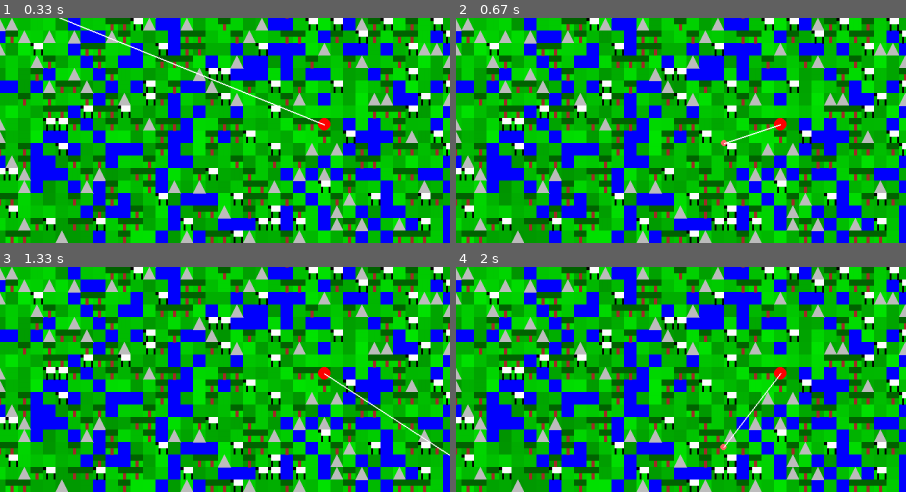
Above: before the commit, frames 1-4 (two rows, left to right).
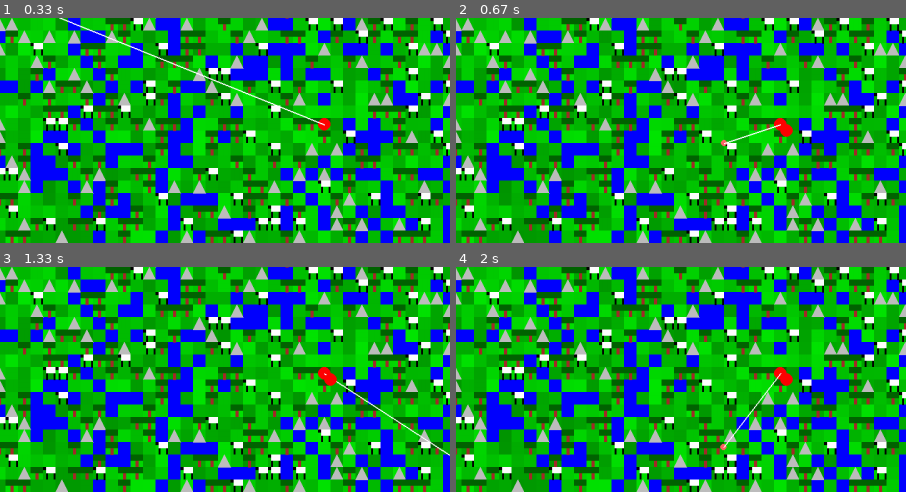
Above: after the commit, the same moments.

Repository: briankardon/GenesisIsland
Game: pygame game, started from genisis_island.py
Same seed, same stepped clock (60 frames per second), same inputs: the game is played once before the commit and once after it.
Inputs (mouse positions are % of the whole screen's width and height, from its top left):
- Up to frame 1 (0.33 s): no input
- Up to frame 2 (0.67 s): click (50, 50) at 0.38 s
- Up to frame 3 (1.33 s): click (60, 72) at 0.72 s; click (87, 85) at 1.05 s
- Up to frame 4 (2 s): click (26, 30) at 1.38 s; click (50, 62) at 1.72 s
The pictures show only the part of the screen within x 20-70%, y 22-72%; the shares and areas given below are measured in that part.

Frame 1 is identical in both runs. In frame 2, 0.1% of the frame differs, in the area x 72-75%, y 47-53%; in frame 3, 0.1%; in frame 4, 0.1%.

Commit message:
trying to make pathfinder, does  not work.

Diff:
--- a/genisis_island.py
+++ b/genisis_island.py
@@ -22,19 +22,101 @@
         return do
 screen=pygame.display.set_mode((width, height))
 board=[]
+first=1
 for bleh in range(72):
     board.append([])
     for bluh in range(36):
-        board[bleh].append((randint(150,230),goodrand('choice',('grass',4),('mountains',1),('trees',2),('sheep',1),('water',2))))
+        dograss=4
+        domountains=1
+        dotrees=2
+        dosheep=1
+        dowater=2
+        ##try:
+        ##    if board[bleh][bluh-1]=='grass' or board[bleh][bluh+1]=='grass' or board[bleh+1][bluh]=='grass' or board[bleh-1][bluh]=='grass':
+        ##        dograss=(5+999999999999999999999999999999999999999999999999999*98999999999999999999999999*999999999999999999999999)
+        ##    if board[bleh][bluh-1]=='mountains' or board[bleh][bluh+1]=='mountains' or board[bleh+1][bluh]=='mountains' or board[bleh-1][bluh]=='mountains':
+        ##        domountains=(2+999999999999999999999999999999999999999999999999999*98999999999999999999999999*999999999999999999999999)
+        ##    if board[bleh][bluh-1]=='trees' or board[bleh][bluh+1]=='trees' or board[bleh+1][bluh]=='trees' or board[bleh-1][bluh]=='trees':
+        ##        dotrees=(3+999999999999999999999999999999999999999999999999999*98999999999999999999999999*999999999999999999999999)
+        ##    if board[bleh][bluh-1]=='sheep' or board[bleh][bluh+1]=='sheep' or board[bleh+1][bluh]=='sheep' or board[bleh-1][bluh]=='sheep':
+        ##        dosheep=(2+999999999999999999999999999999999999999999999999999*98999999999999999999999999*999999999999999999999999)
+        ##    if board[bleh][bluh-1]=='water' or board[bleh][bluh+1]=='water' or board[bleh+1][bluh]=='water' or board[bleh-1][bluh]=='water':
+        ##        dowater=(3+999999999999999999999999999999999999999999999999999*98999999999999999999999999*999999999999999999999999)
+        ##except IndexError:
+        ##    pass
+        board[bleh].append((randint(150,230),goodrand('choice',('grass',dograss),('mountains',domountains),('trees',dotrees),('sheep',dosheep),('water',dowater))))
 yx=randint(1,72)
 yy=randint(1,36)
 cool=0
+class Pathfinder:
+    def __init__(self,board,x,y,mex,mey):
+        self.open=[]
+        self.path=[]
+        self.board=board
+        self.endx=x
+        self.endy=y
+        self.x=mex
+        self.y=mey
+    def makepath(self):
+        move=self.path
+        if self.x>self.endx:
+            try:
+                if self.board[self.x-1][self.x]=='grass':
+                    self.path.append([self.x-1,self.y])
+            except IndexError:
+                pass
+        else:
+            try:
+                if self.board[self.x+1][self.x]=='grass':
+                    self.path.append([self.x+1,self.y])
+            except IndexError:
+                pass
+        if self.y>self.endy:
+            try:
+                if self.board[self.y-1][self.y]=='grass':
+                    self.path.append([self.x,self.y-1])
+            except IndexError:
+                pass
+        else:
+            try:
+                if self.board[self.y+1][self.y]=='grass':
+                    self.path.append([self.x,self.y+1])
+            except IndexError:
+                pass
+    def move(self):
+        if self.x>self.endx:
+            for bleh in range(len(self.path)):
+                for bluh in range(len(self.path[bleh])):
+                    if self.path[bleh][bluh]==self.x-1:
+                        self.x-=1
+        else:
+            for bleh in range(len(self.path)):
+                for bluh in range(len(self.path[bleh])):
+                    if self.path[bleh][bluh]==self.x+1:
+                        self.x+=1
+        if self.y>self.endy:
+            for bleh in range(len(self.path)):
+                for bluh in range(len(self.path[bleh])):
+                    if self.path[bleh][bluh]==self.y-1:
+                        self.y-=1
+        else:
+            for bleh in range(len(self.path)):
+                for bluh in range(len(self.path[bleh])):
+                    if self.path[bleh][bluh]==self.y+1:
+                        self.y+=1
+x,y=pygame.mouse.get_pos()
 while True:
+    try:
+        dude.makepath()
+        dude.move()
+    except NameError:
+        pass
     screen.fill('blue')
     pygame.mouse.set_visible(False)
     x,y=pygame.mouse.get_pos()
     for event in pygame.event.get():
-        pass
+        if event.type==pygame.MOUSEBUTTONDOWN:
+            dude=Pathfinder(board,x,y,yx,yy)
     key=pygame.key.get_pressed()
     if key[pygame.K_x]:
         pygame.quit()
@@ -56,5 +138,9 @@
     pygame.draw.circle(screen,[255,100,100],(x,y),5)
     pygame.draw.circle(screen,'red',(yx*20-10,yy*20-10),10)
     pygame.draw.line(screen,'white',(yx*20-10,yy*20-10),(x,y),2)
+    try:
+        pygame.draw.circle(screen,'red',(dude.x*20,dude.y*20),10)
+    except NameError:
+        pass
     pygame.display.flip()
     Clock.tick(60)
